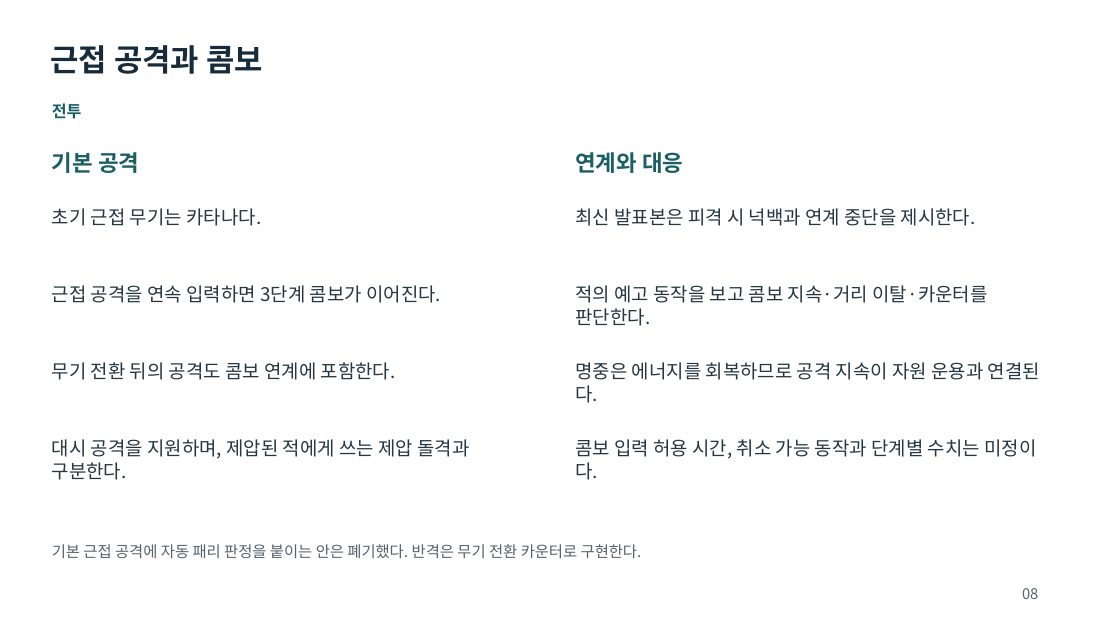
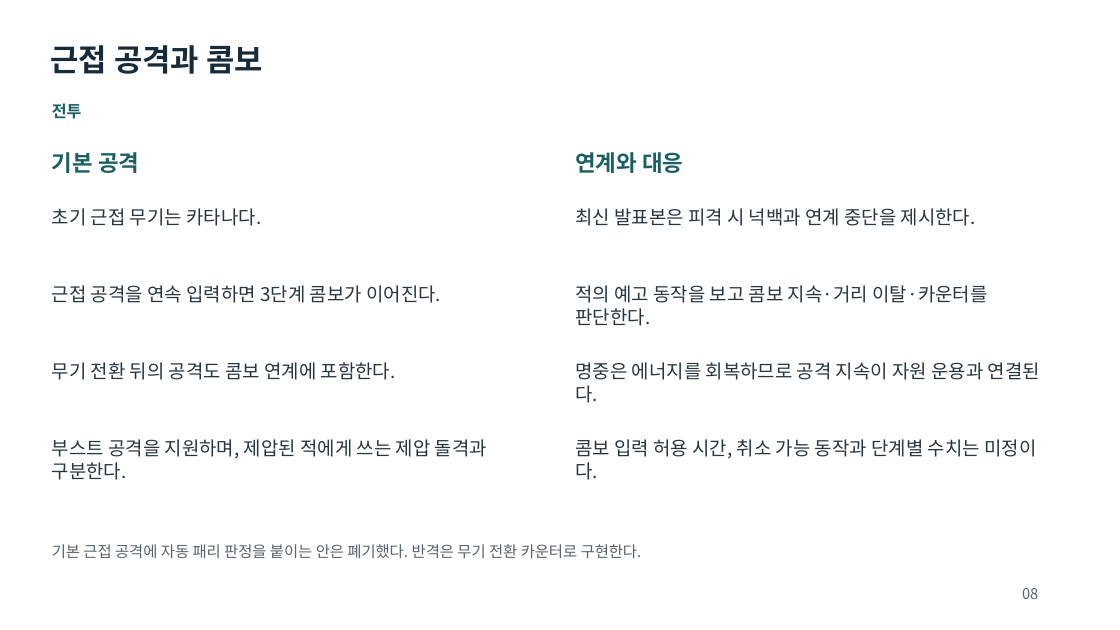
Before and after one commit to rachimel/FerrialDrive, a slide deck: slide 8 of docs/presentation/기획서.pptx. Drawn at 1120x630 pixels with LibreOffice and Linux fonts; fonts in the diff are those of the drawing. Boxes give left, top, right and bottom in pixels: in the first picture for what was removed or moved away, otherwise in the second. Text is boxed around its words. In the diff, an @@ line names an element or a change of style, - is before the commit and + after.

```diff
--- a/docs/presentation/기획서.pptx
+++ b/docs/presentation/기획서.pptx
@@ text at [52,439,487,480]: text changed @@
-대시 공격을 지원하며, 제압된 적에게 쓰는 제압 돌격과 구분한다.
+부스트 공격을 지원하며, 제압된 적에게 쓰는 제압 돌격과 구분한다.
```
Also in this commit, not shown: 4 other slides changed, 41 other files.
